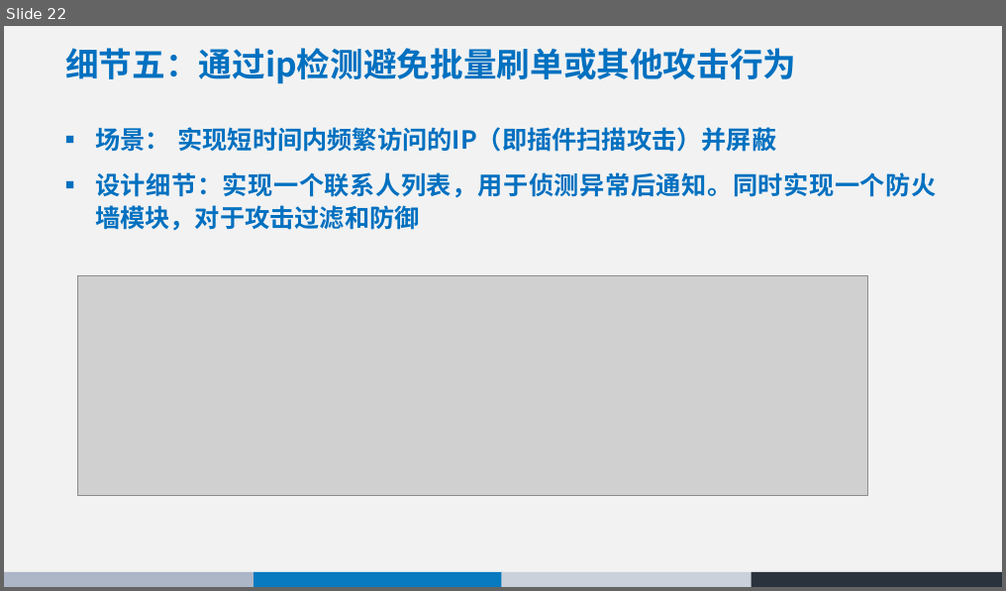
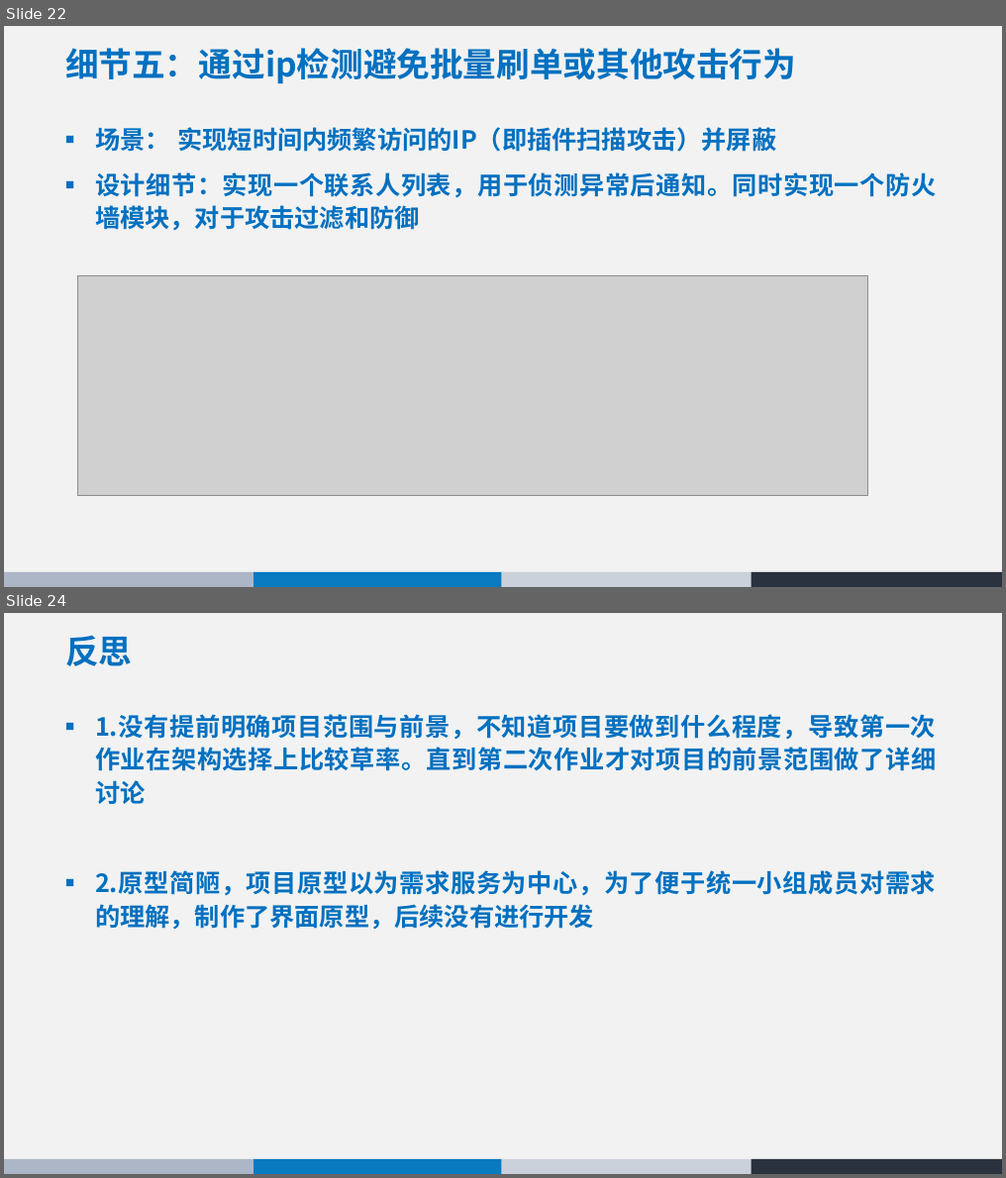
Before and after one commit to 74237423/Architecture, a slide deck: 同城互助系统 - 体系结构设计.pptx. Shown one above the other, each under a label of ours: slide 22 before the commit, slides 22 and 24 after it; the slides between them are not shown. The pictures are 1006x591 and 1006x1178 pixels, drawn with LibreOffice and Linux fonts; fonts in the diff are those of the drawing; grey boxes stand for pictures. Boxes give left, top, right and bottom in pixels: in the first picture for what was removed or moved away, otherwise in the second. Text is boxed around its words. In the diff, an @@ line names an element or a change of style, - is before the commit and + after.

```diff
--- a/同城互助系统 - 体系结构设计.pptx
+++ b/同城互助系统 - 体系结构设计.pptx
@@ slide 24 added at (x1=4, y1=613, x2=1002, y2=1174), background #FFFFFF; not listed: 5 template elements that a slide beside it also shows @@
@@ title added at (x1=65, y1=635, x2=132, y2=666), 32 pt, text #0070C0, bold @@
+反思
@@ text added at (x1=95, y1=714, x2=936, y2=930), 24 pt, text #0070C0, bold @@
+■ 1.没有提前明确项目范围与前景，不知道项目要做到什么程度，导致第一次作业在架构选择上比较草率。直到第二次作业才对项目的前景范围做了详细讨论
+■ 2.原型简陋，项目原型以为需求服务为中心，为了便于统一小组成员对需求的理解，制作了界面原型，后续没有进行开发
```
Also in this commit, not shown: 2 slides changed, 1 other slide added.
